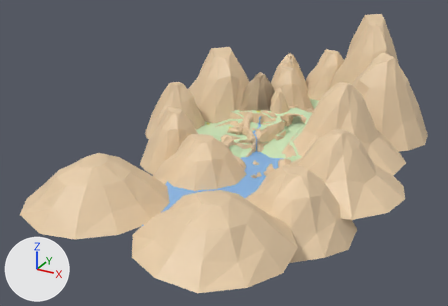
The Blender file spaghetti-invasion/Assets/Models/LandscapeVeneto.blend as it was, and as the next commit left it.
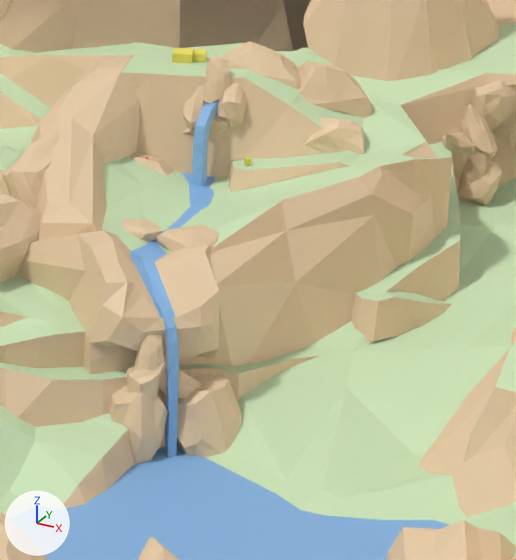
The first picture shows the older version from a 50 mm camera at (1020.0, -2053.0, 1010.0) aimed at (-98.0, -21.0, -6.0). The close-ups show the older and then the newer version on the part from 53% to 65% of the width and 35% to 53% of the height of that picture. Only the edits that show in the close-ups are written down. The lights are fixed; the arrows at lower left show +X, +Y and +Z. Objects named as collision shapes, trigger or cutter boxes, shadow casters or lower levels of detail are left out.

Names of what the first close-up shows: 'Beach', 'Capanno cacciatori', 'Hill', 'Lake', 'Mountain.007', 'Mountain.009', 'Mountain.014', 'Rock.010', 'RockyFormation', 'SmallHill', 'Valley', 'Waterfall', 'Waterfall2', 'WaterfallPass', 'WaterfallTerrain' and 34 more.
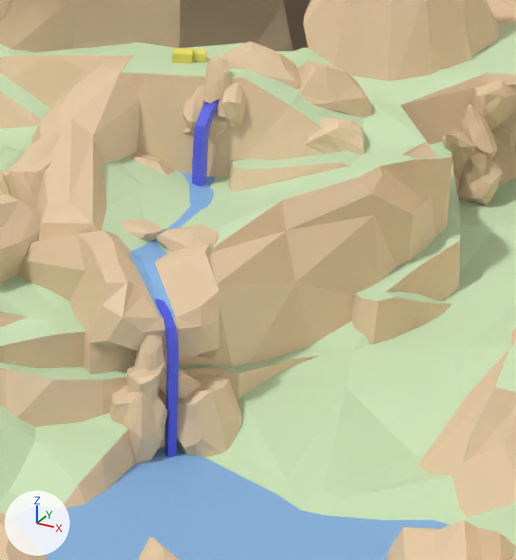
Location of each change, (x1, y1, x2, y2) in pixels of the close-ups (516 x 560 px):
```json
{"object": "Waterfall2", "change": "recoloured", "before": [155, 299, 179, 457], "after": [155, 299, 179, 457], "on screen": "darker"}
{"object": "Waterfall", "change": "recoloured", "before": [192, 99, 219, 187], "after": [192, 99, 219, 187], "on screen": "darker"}
{"object": "Capanno cacciatori", "change": "deleted", "before": [244, 157, 251, 166]}
```

The change, as JSON lines over the scene's bpy script:
```json
{"op": "add", "block": "mat_cascata", "code": ["mat_cascata = principled_material('Cascata')", "mat_cascata.base_color = (0.0956, 0.118, 0.8)  # blue #5760e7"]}
{"block": "me_cube_008", "where": "me_cube_008.from_pydata(...)  # 28 vertices, 26 faces; spans x -3.0..3.0, y -9.6..13.7, z -23.2..14.8"}
{"op": "remove", "block": "me_cube_008", "code": "me_cube_008.materials.append(mat_water)  # blue #88b7e7"}
{"op": "add", "block": "me_cube_008", "code": "me_cube_008.materials.append(mat_cascata)  # blue #5760e7"}
{"block": "me_cube_012", "where": "me_cube_012.from_pydata(...)  # 32 vertices, 30 faces; spans x -10.8..7.7, y -7.9..9.8, z -49.8..19.2"}
{"op": "remove", "block": "me_cube_012", "code": "me_cube_012.materials.append(mat_water)  # blue #88b7e7"}
{"op": "add", "block": "me_cube_012", "code": "me_cube_012.materials.append(mat_cascata)  # blue #5760e7"}
{"op": "remove", "block": "ob_capanno_cacciatori", "code": ["ob_capanno_cacciatori = bpy.data.objects.new('Capanno cacciatori', me_cube_011)", "ob_capanno_cacciatori.location = (-34.0, 222.2, 57.9)"]}
```
